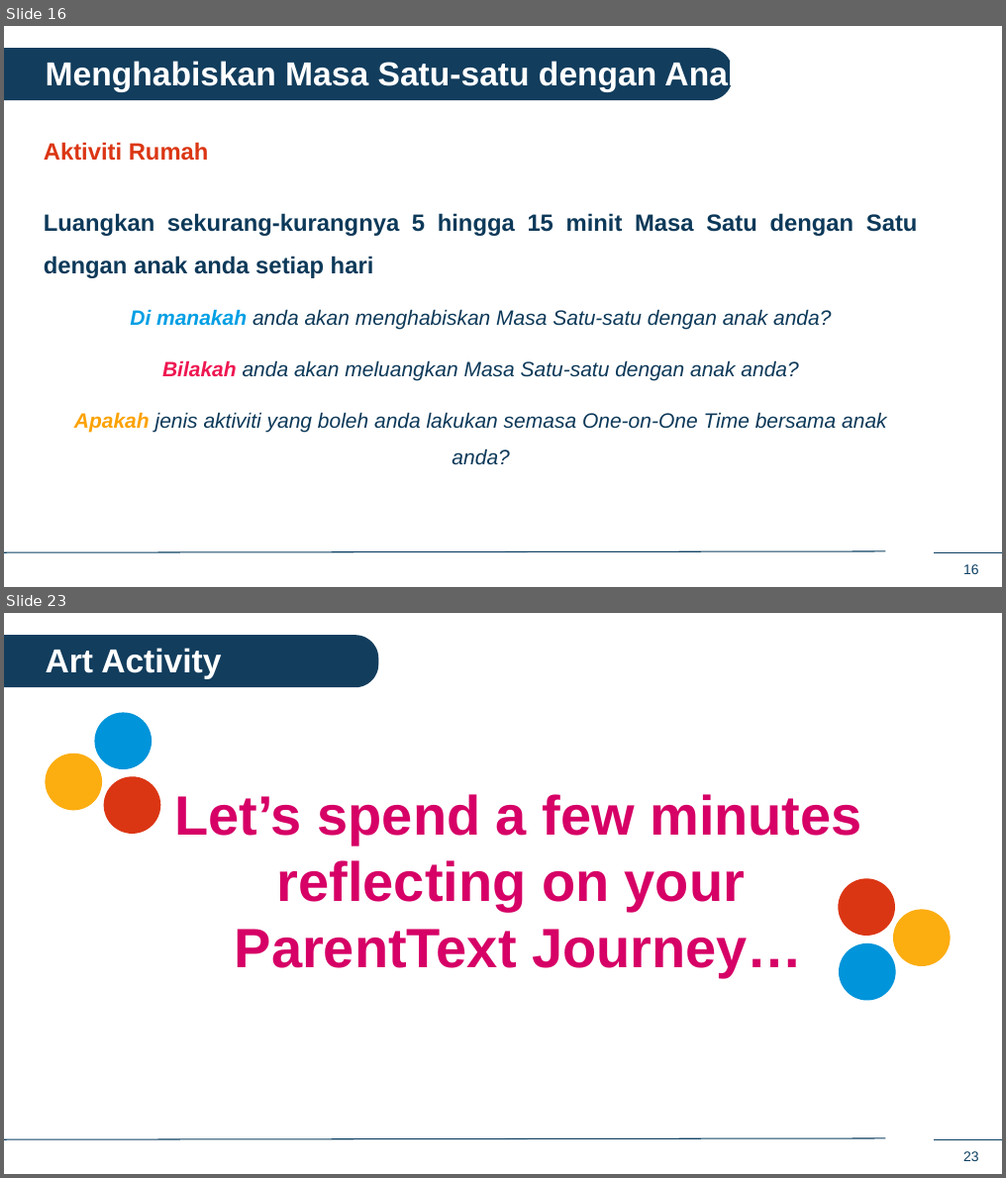
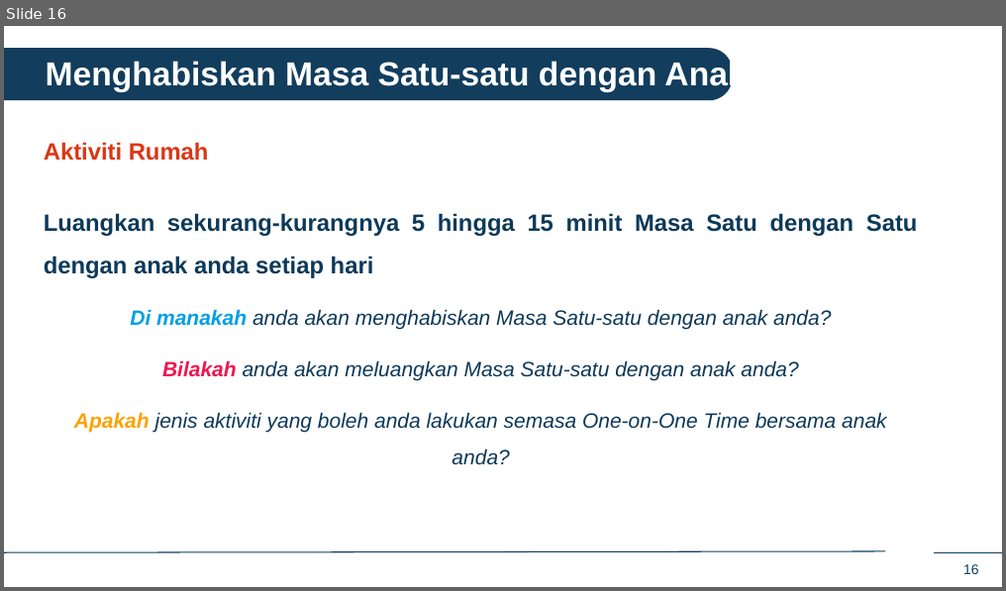
Before and after one commit to IDEMSInternational/plh-digital-content, a slide deck: translations/facilitator_app_malaysia/ms/ms_in_person_sessions.pptx. Shown one above the other, each under a label of ours: slides 16 and 23 before the commit, slide 16 after it; the slides between them are not shown. The pictures are 1006x1178 and 1006x591 pixels, drawn with LibreOffice and Linux fonts; fonts in the diff are those of the drawing; background and template pictures are left out. Boxes give left, top, right and bottom in pixels: in the first picture for what was removed or moved away, otherwise in the second. Text is boxed around its words. In the diff, an @@ line names an element or a change of style, - is before the commit and + after.

```diff
--- a/translations/facilitator_app_malaysia/ms/ms_in_person_sessions.pptx
+++ b/translations/facilitator_app_malaysia/ms/ms_in_person_sessions.pptx
@@ slide 23 removed at (x1=4, y1=613, x2=1002, y2=1174), background #FFFFFF; not listed: 3 template elements that a slide beside it also shows @@
@@ round same rect removed at (x1=4, y1=635, x2=378, y2=688) @@
@@ text removed at (x1=46, y1=648, x2=221, y2=679) @@
-Art Activity
@@ ellipse removed at (x1=91, y1=709, x2=155, y2=773) @@
@@ ellipse removed at (x1=42, y1=750, x2=106, y2=814) @@
@@ ellipse removed at (x1=100, y1=773, x2=164, y2=837) @@
@@ text removed at (x1=175, y1=794, x2=861, y2=977) @@
-Let’s spend a few minutes reflecting on your
-ParentText Journey…
@@ ellipse removed at (x1=838, y1=878, x2=895, y2=936) @@
@@ ellipse removed at (x1=893, y1=909, x2=950, y2=966) @@
@@ ellipse removed at (x1=838, y1=943, x2=895, y2=1000) @@
```
Also in this commit, not shown: 4 slides changed, 10 slides added, 9 other slides removed.
